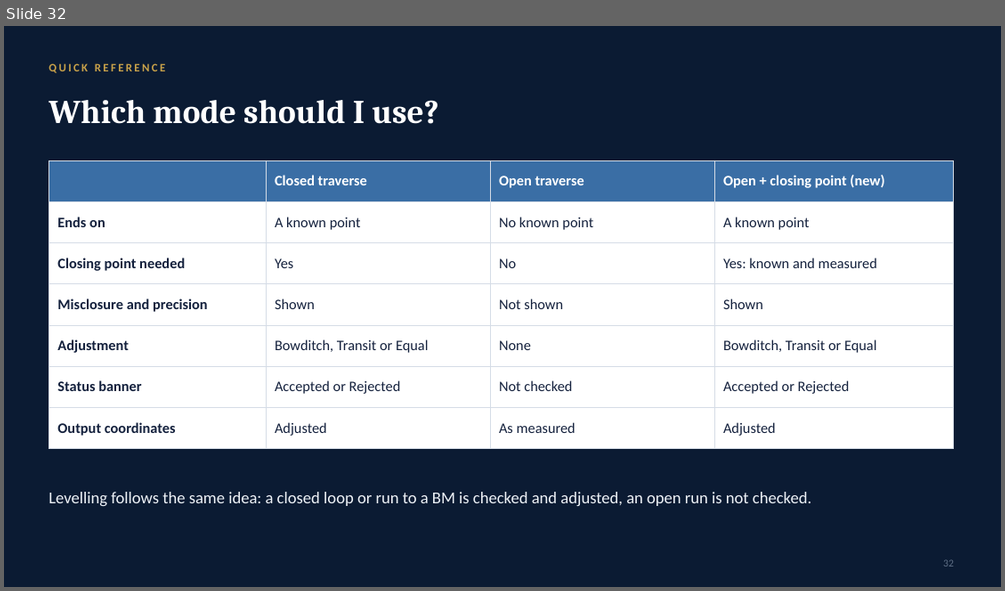
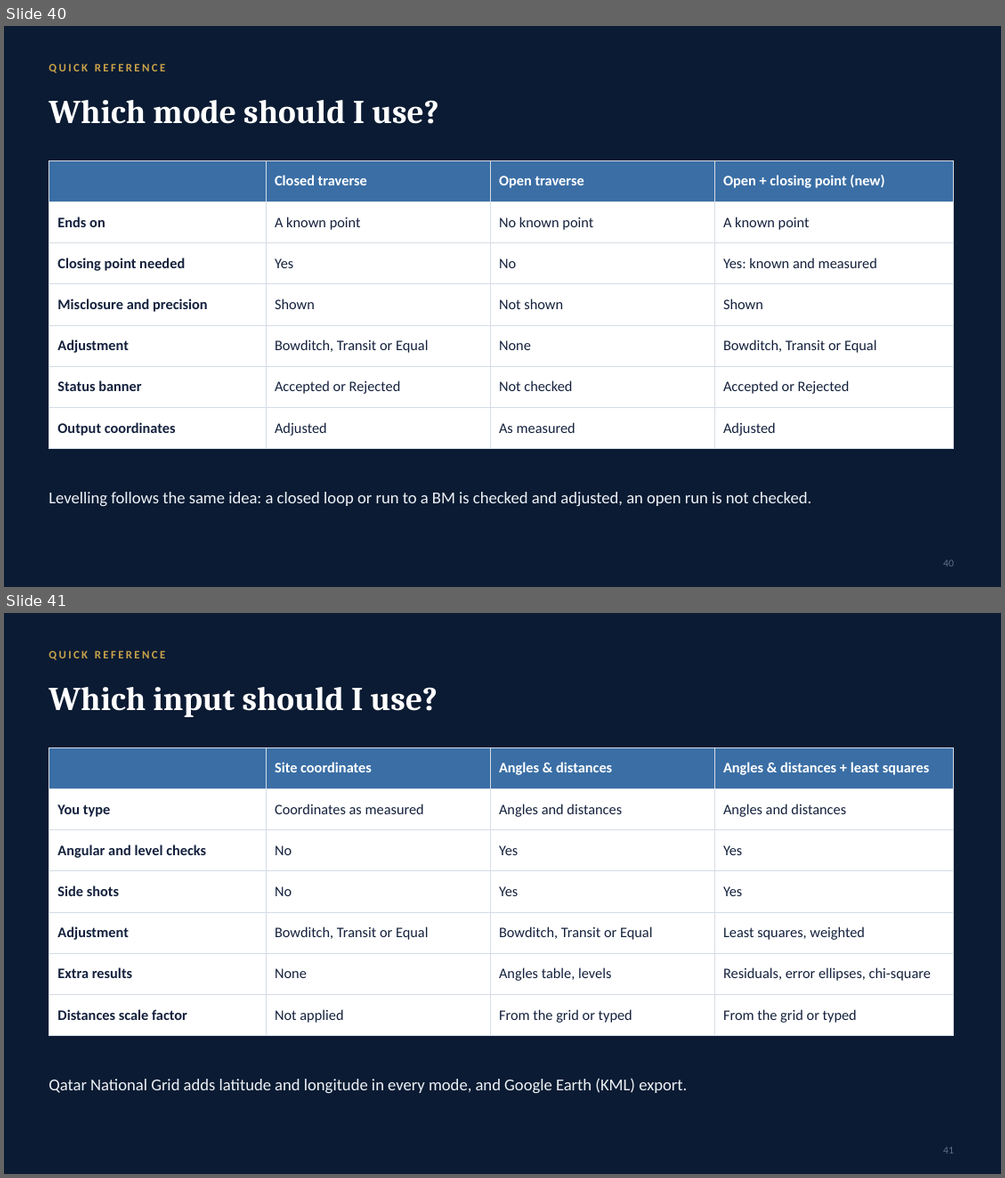
Before and after one commit to Asjad-Mehmood/KML-WEBSITE-, a slide deck: public/traverse/Traverse-Level-User-Manual.pptx. Shown one above the other, each under a label of ours: slide 32 before the commit, slides 40 and 41 after it. The pictures are 1005x591 and 1005x1178 pixels, drawn with LibreOffice and Linux fonts; fonts in the diff are those of the drawing. Boxes give left, top, right and bottom in pixels: in the first picture for what was removed or moved away, otherwise in the second. Text is boxed around its words. In the diff, an @@ line names an element or a change of style, - is before the commit and + after.

```diff
--- a/public/traverse/Traverse-Level-User-Manual.pptx
+++ b/public/traverse/Traverse-Level-User-Manual.pptx
@@ slide 41 added at [4,613,1001,1174], background #0B1B33 @@
@@ text added at [48,650,165,660], 11 pt, text #C9A24A, bold @@
+QUICK REFERENCE
@@ text added at [48,687,437,717], 32 pt, text #FFFFFF, bold @@
+Which input should I use?
@@ table added at [48,747,954,1026], 7 rows, 4 columns @@
+ | Site coordinates | Angles & distances | Angles & distances + least squares
+You type | Coordinates as measured | Angles and distances | Angles and distances
+Angular and level checks | No | Yes | Yes
+Side shots | No | Yes | Yes
+Adjustment | Bowditch, Transit or Equal | Bowditch, Transit or Equal | Least squares, weighted
+Extra results | None | Angles table, levels | Residuals, error ellipses, chi-square
+Distances scale factor | Not applied | From the grid or typed | From the grid or typed
@@ text added at [48,1078,687,1093], 16 pt, text #EEF2F7 @@
+Qatar National Grid adds latitude and longitude in every mode, and Google Earth (KML) export.
@@ page number added at [943,1147,954,1153], 10 pt, text #5F6F86 @@
+41
@@ what was slide 32 is now slide 40 @@
@@ page number at [943,560,954,566]: text changed @@
-32
+40
```
Also in this commit, not shown: 14 slides changed, 8 other slides added, 22 other files.
